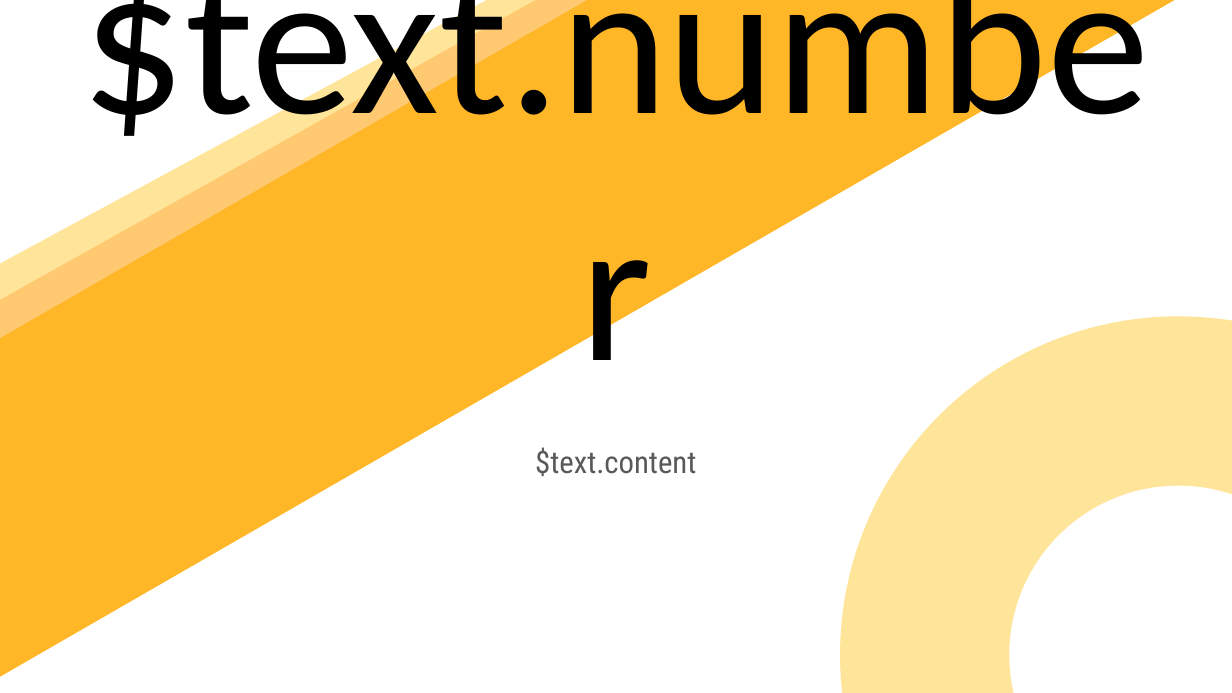
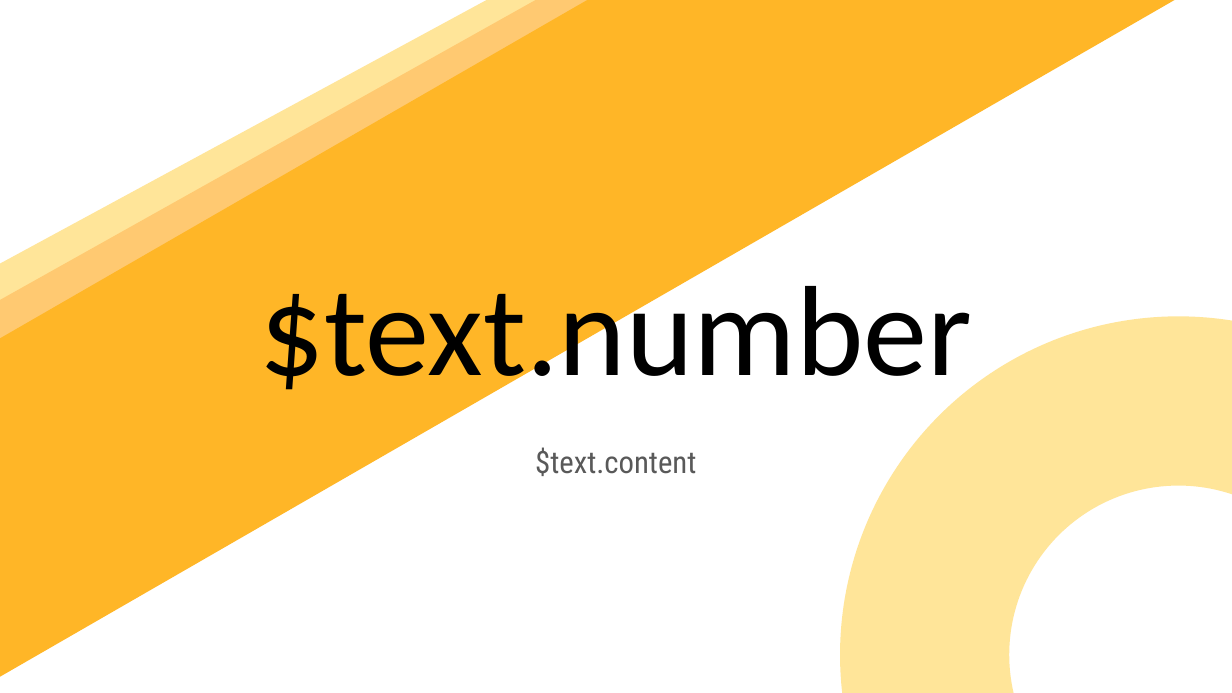
Before and after one commit to jeremyvet/ai-slides, a slide deck: slide 4 of themes/mellow_yellow.pptx. Drawn at 1232x693 pixels with LibreOffice and Linux fonts; fonts in the diff are those of the drawing. Boxes give left, top, right and bottom in pixels: in the first picture for what was removed or moved away, otherwise in the second. Text is boxed around its words. In the diff, an @@ line names an element or a change of style, - is before the commit and + after.

Commit message:
update mellow_yellow to shrink text on overflow

```diff
--- a/themes/mellow_yellow.pptx
+++ b/themes/mellow_yellow.pptx
@@ text "$text.number" at [259,268,972,405]: size 120 to 75 pt @@
```
Also in this commit, not shown: 6 other slides changed.
